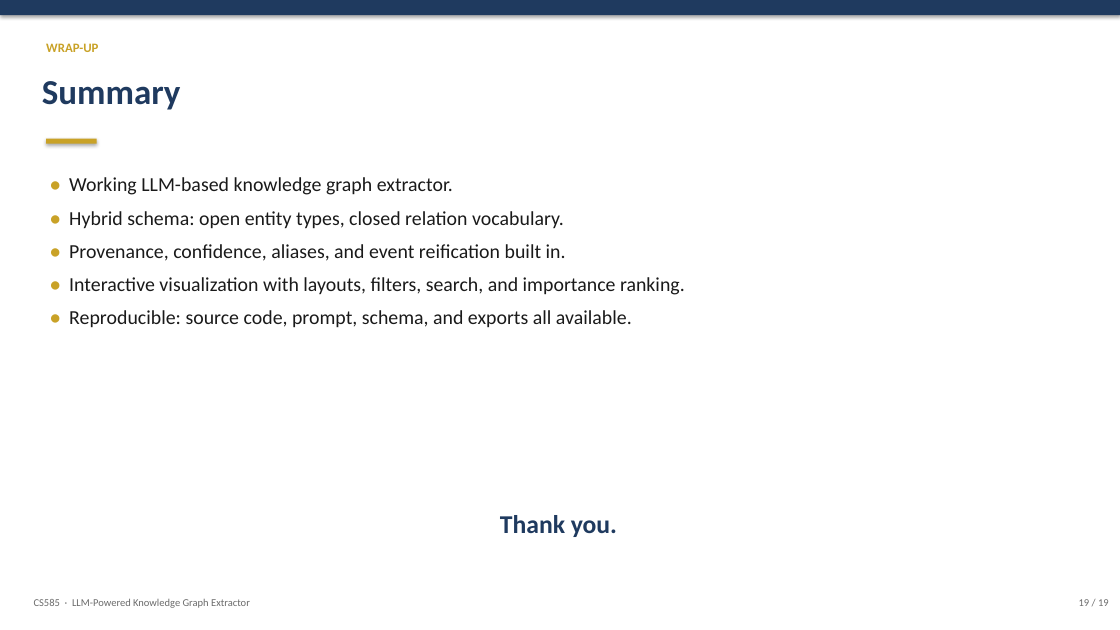
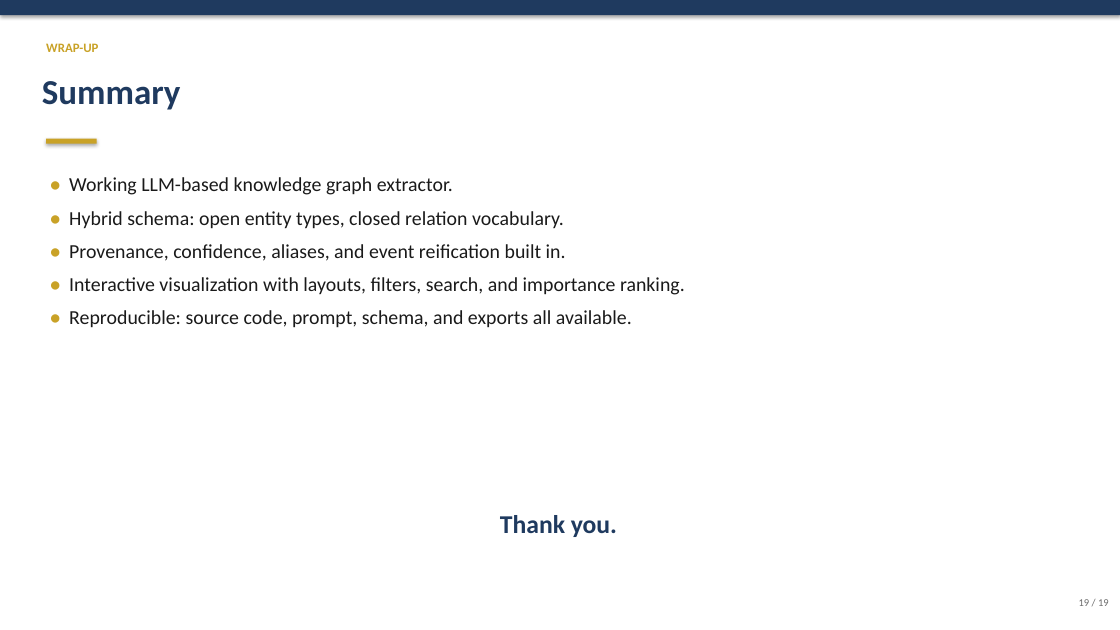
Before and after one commit to MohamadJehad/llm-knowledge-graph-extractor, a slide deck: slide 18 of paper/slides.pptx. Drawn at 1120x630 pixels with LibreOffice and Linux fonts; fonts in the diff are those of the drawing. Boxes give left, top, right and bottom in pixels: in the first picture for what was removed or moved away, otherwise in the second. Text is boxed around its words. In the diff, an @@ line names an element or a change of style, - is before the commit and + after.

```diff
--- a/paper/slides.pptx
+++ b/paper/slides.pptx
@@ text removed at <box>34,599,250,608</box> @@
-CS585 · LLM-Powered Knowledge Graph Extractor
```
Also in this commit, not shown: 17 other slides changed.
